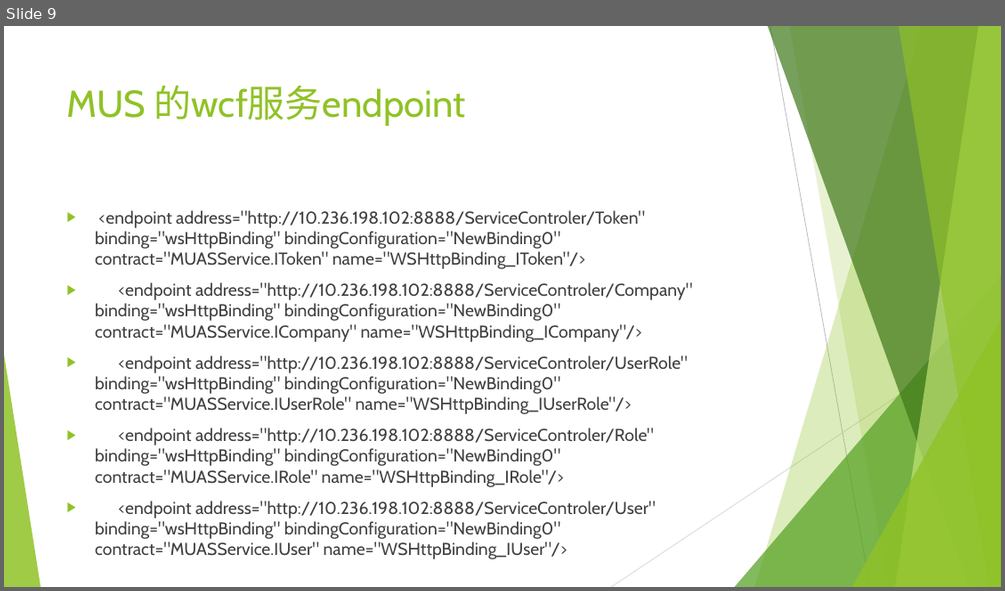
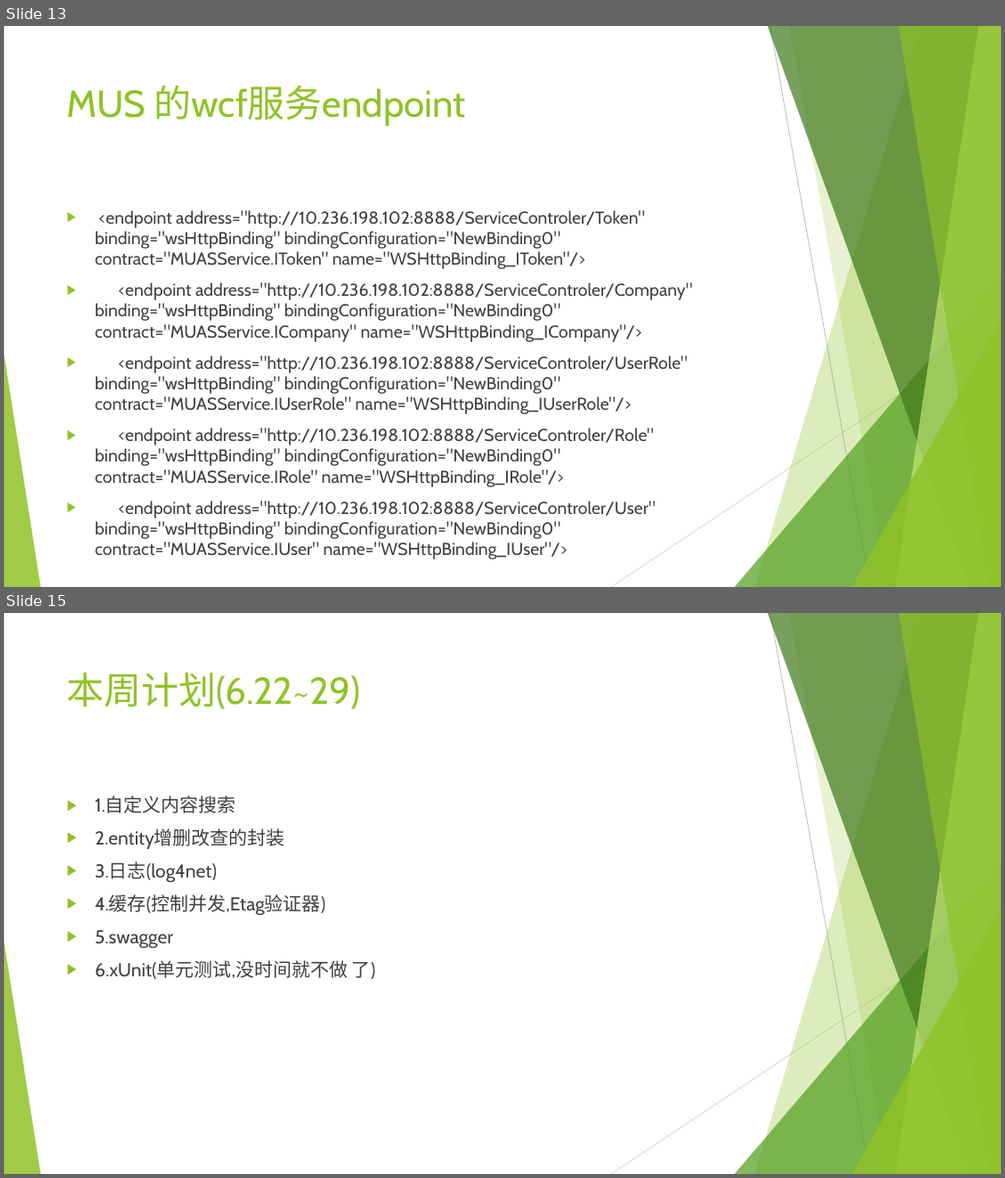
Before and after one commit to sun198986/Station, a slide deck: 后端设计.pptx. Shown one above the other, each under a label of ours: slide 9 before the commit, slides 13 and 15 after it; the slides between them are not shown. The pictures are 1005x591 and 1005x1178 pixels, drawn with LibreOffice and Linux fonts; fonts in the diff are those of the drawing. Boxes give left, top, right and bottom in pixels: in the first picture for what was removed or moved away, otherwise in the second. Text is boxed around its words. In the diff, an @@ line names an element or a change of style, - is before the commit and + after.

Commit message:
内容协商和文档

```diff
--- a/后端设计.pptx
+++ b/后端设计.pptx
@@ slide 15 added at [4,613,1001,1174], background #FFFFFF; not listed: 10 template elements that a slide beside it also shows @@
@@ title added at [67,672,360,709], 36 pt, text #90C226 @@
+本周计划(6.22~29)
@@ text added at [95,795,375,979], 18 pt, text #404040 @@
+▶ 1.自定义内容搜索
+▶ 2.entity增删改查的封装
+▶ 3.日志(log4net)
+▶ 4.缓存(控制并发,Etag验证器)
+▶ 5.swagger
+▶ 6.xUnit(单元测试,没时间就不做 了)
@@ what was slide 9 is now slide 13 @@
```
Also in this commit, not shown: 4 slides changed, 7 other slides added, 1 slide removed, 4 other files.
